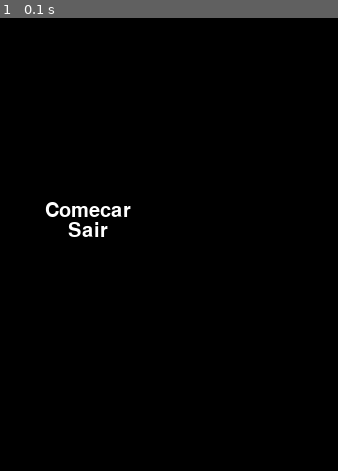
Above: before the commit, frame 1.
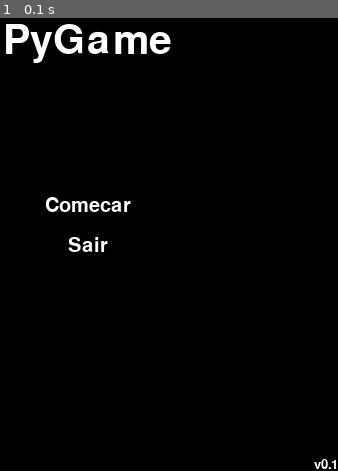
Above: after the commit, the same moment.

Repository: daniielf/projeto-pygame
Game: pygame game, started from Menu/menu.py
Same seed, same stepped clock (60 frames per second), same inputs: the game is played once before the commit and once after it.
Inputs:
- Up to frame 1 (0.1 s): no input

The runs differ from the first frame. In frame 1, 2.6% of the frame differs, in the area x 1-100%, y 1-100%.

Commit message:
menu position defined

Diff:
--- a/Menu/menu.py
+++ b/Menu/menu.py
@@ -3,6 +3,7 @@
 pygame.init()
 
 running = True
+version = "v0.1"
 
 
 class MainMenu():
@@ -18,7 +19,15 @@
         self.font = pygame.font.SysFont(font, font_size)
         self.font_color = font_color
         self.items = []
+
+        self.titleFont = pygame.font.SysFont(font,font_size*2)
+        self.title = self.titleFont.render ("PyGame", 1, font_color)
+
+        self.versionFont = pygame.font.SysFont(font, 20)
+        self.version = self.versionFont.render (version, 1, font_color)
+
         for index, item in enumerate(items):
+
             label = self.font.render(item, 1, font_color)
 
             width = label.get_rect().width
@@ -26,8 +35,8 @@
 
             posx = (self.scr_width / 2) - (width / 2)
             # t_h: total height of text block
-            t_h = len(items) * height
-            posy = (self.scr_height / 2) - (t_h / 2) + (index * height)
+            t_h = len(items) * height + 10
+            posy = (self.scr_height / 2) - (t_h / 2) + (2* index * height)
 
             self.items.append([item, label, (width, height), (posx, posy)])
 
@@ -44,6 +53,22 @@
 
             # Redraw the background
             self.screen.fill(self.bg_color)
+
+            # Draw Menu Title
+
+            title_x = self.screen.get_rect().width/2 - self.title.get_rect().width/2
+            title_y = self.screen.get_rect().height/10
+
+            self.screen.blit (self.title, (title_x ,title_y))
+
+            # Draw version
+            version_x = self.screen.get_rect().width - self.version.get_rect().width
+            version_y = self.screen.get_rect().height - self.version.get_rect().height
+
+            self.screen.blit (self.version, (version_x,version_y))
+
+            # Menu Options
+
             for name, label, (width, height), (posx, posy) in self.items:
                 self.screen.blit(label, (posx, posy))
 
